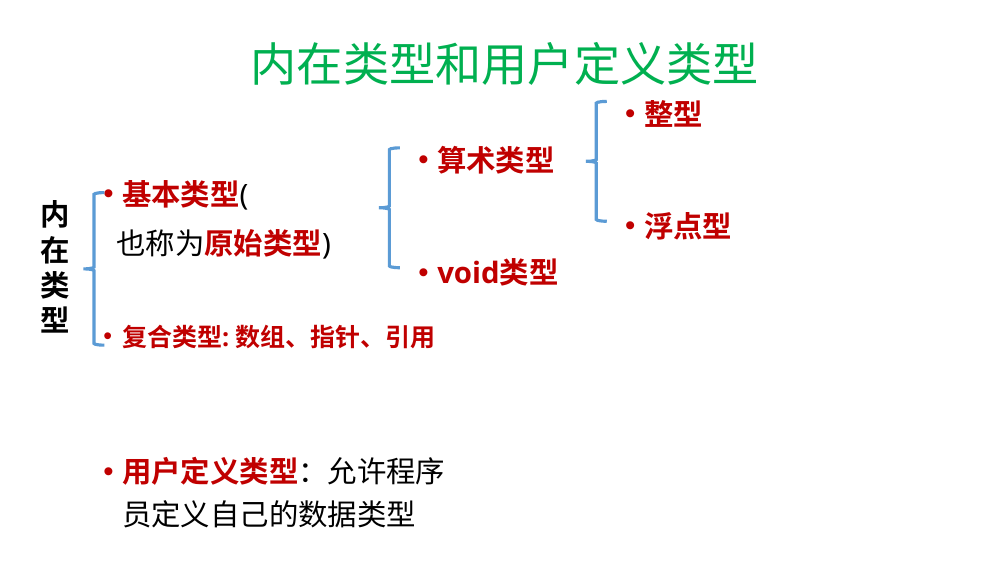
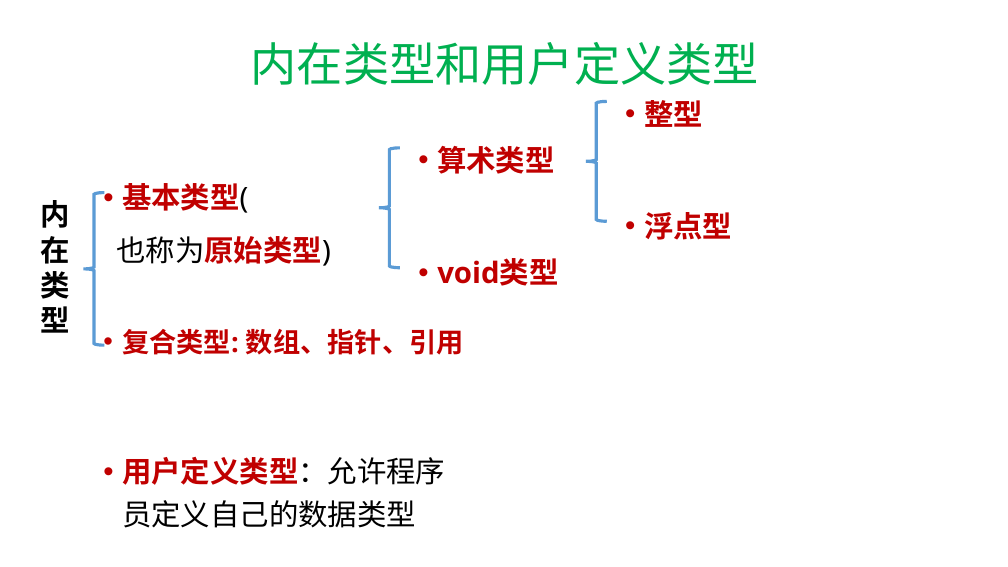
Before and after one commit to hwdong-net/cplusplus17, a slide deck: slide 23 of ppt/2 变量和类型.pptx. Drawn at 1008x567 pixels with LibreOffice and Linux fonts; fonts in the diff are those of the drawing. Boxes give left, top, right and bottom in pixels: in the first picture for what was removed or moved away, otherwise in the second. Text is boxed around its words. In the diff, an @@ line names an element or a change of style, - is before the commit and + after.

```diff
--- a/ppt/2 变量和类型.pptx
+++ b/ppt/2 变量和类型.pptx
@@ text "基本类型(" at (117, 183, 331, 266): line spacing 1.1 to 1.2 @@
@@ text "复合类型: 数组、指针、引用" at (122, 329, 464, 355): size 23.8 to 25.9 pt; line spacing 1.1 to 1.2 @@
```
Also in this commit, not shown: 10 other slides changed, 1 slide added.
